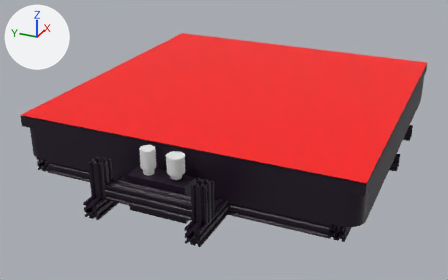
The Blender file realtimecontrol/rtr/assets/toolhead.blend, before and after one commit.
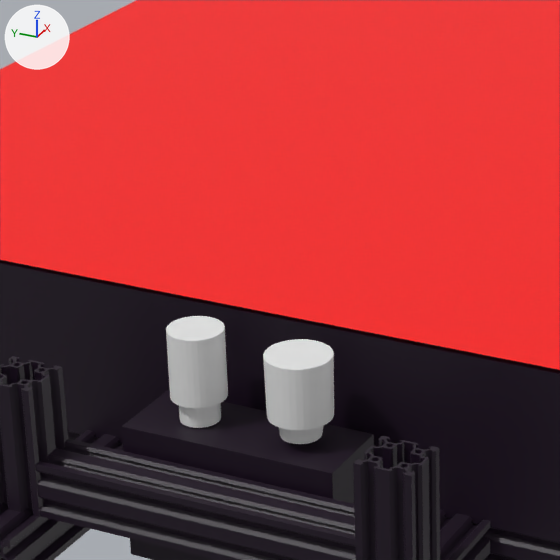
Each version is shown whole from a 50 mm camera at (-1.854, -0.688, 0.858) aimed at (-0.263, 0.028, 0.062), then close up on the part from 21% to 55% of the width and 21% to 76% of the height. The lights are fixed; the arrows at upper left show +X, +Y and +Z. The first two pictures are the older version.

The older version as bpy lines, for what is in view:
```python
me_4040_250_016 = bpy.data.meshes.new('4040-250.016')
me_4040_250_016.from_pydata(...)  # 2104 vertices, 4224 faces; spans x -210.0..0.0, y -20.0..20.0, z -20.0..20.0
me_4040_250_016.materials.append(mat_material_003)  # black #1a081f
me_cylinder_002 = bpy.data.meshes.new('Cylinder.002')
me_cylinder_002.from_pydata(...)  # 384 vertices, 248 faces; spans x -1.39..1.39, y -1.39..1.39, z -7.7..0.0
me_cylinder_003 = bpy.data.meshes.new('Cylinder.003')
me_cylinder_003.from_pydata(...)  # 384 vertices, 248 faces; spans x -1.64..1.64, y -1.64..1.64, z -6.74..0.0
ob_4040_250_016 = bpy.data.objects.new('4040-250.016', me_4040_250_016)
ob_4040_250_016.location = (-0.6324, -0.1283, 0.0637)
ob_4040_250_016.scale = (0.000737, 0.001, 0.001)
ob_cylinder_002 = bpy.data.objects.new('Cylinder.002', me_cylinder_002)
ob_cylinder_002.location = (-0.6767, 0.0476, 0.1408)
ob_cylinder_002.rotation_euler = (-3.142, 0.0, 0.0)  # degrees (-180, 0, 0)
ob_cylinder_002.scale = (0.0141, 0.0141, 0.00877)
ob_cylinder_003 = bpy.data.objects.new('Cylinder.003', me_cylinder_003)
ob_cylinder_003.location = (-0.6767, -0.0301, 0.1454)
ob_cylinder_003.rotation_euler = (-3.142, 0.0, 0.0)  # degrees (-180, 0, 0)
ob_cylinder_003.scale = (0.0141, 0.0141, 0.00877)
# also in view: 'Cube.005' at (-0.677, 0.011, 0.09); '4040-250.019' at (-0.732, -0.128, 0.131); 'Cube.001' at (-0.152, 0.0, 0.207); '4040-250.015' at (-0.71, 0.152, 0.064); '4040-250.018' at (-0.732, 0.152, 0.131)
```
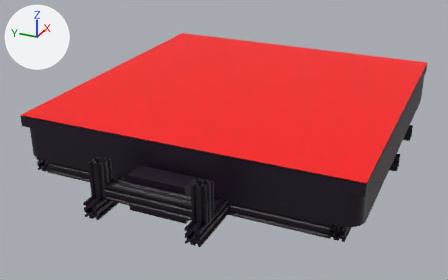
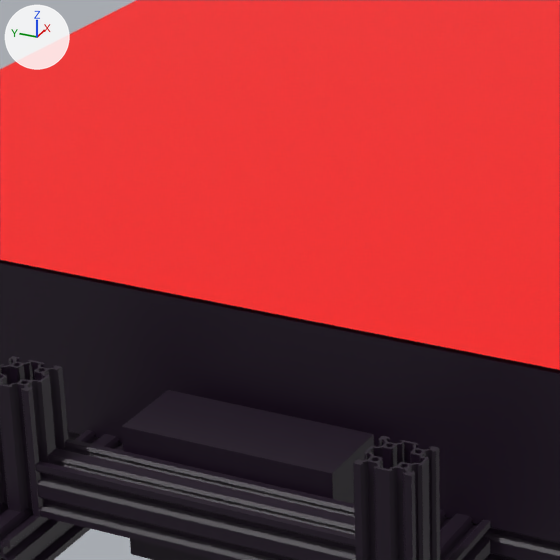
The edits, one by one:
Object 'Cylinder.002' (ob_cylinder_002) moves from (-0.6767, 0.0476, 0.1408) to (0.0, 0.0, 0.0).
Object 'Cylinder.002' (ob_cylinder_002) is now hidden.
Object 'Cylinder.003' (ob_cylinder_003) moves from (-0.6767, -0.0301, 0.1454) to (0.0, 0.0, 0.0).
Object 'Cylinder.003' (ob_cylinder_003) is now hidden.

What differs and where, as boxes [x1, y1, x2, y2] in the close-ups (560 x 560 px):
'Cylinder.003', hidden: before [263, 339, 334, 444]
'Cylinder.002', hidden: before [166, 316, 228, 428]
